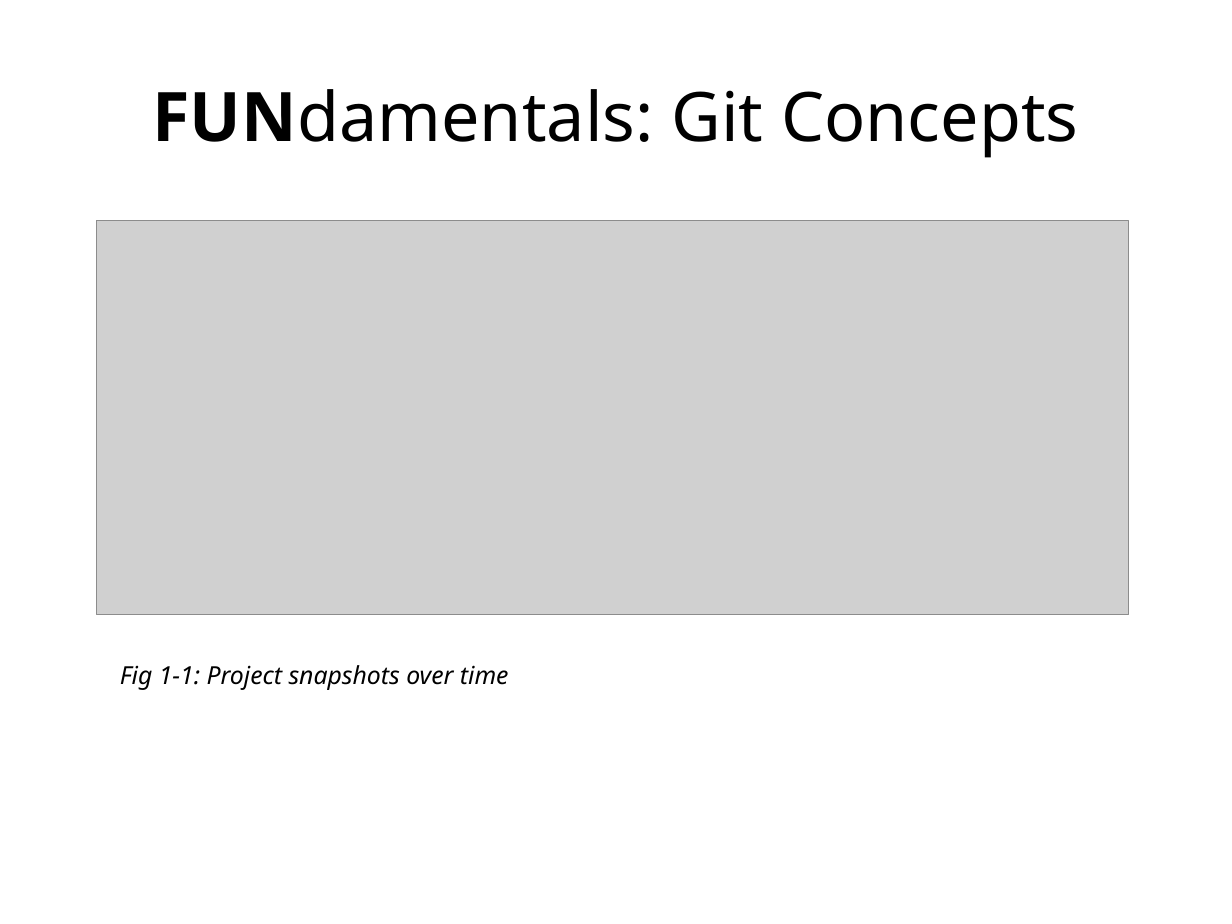
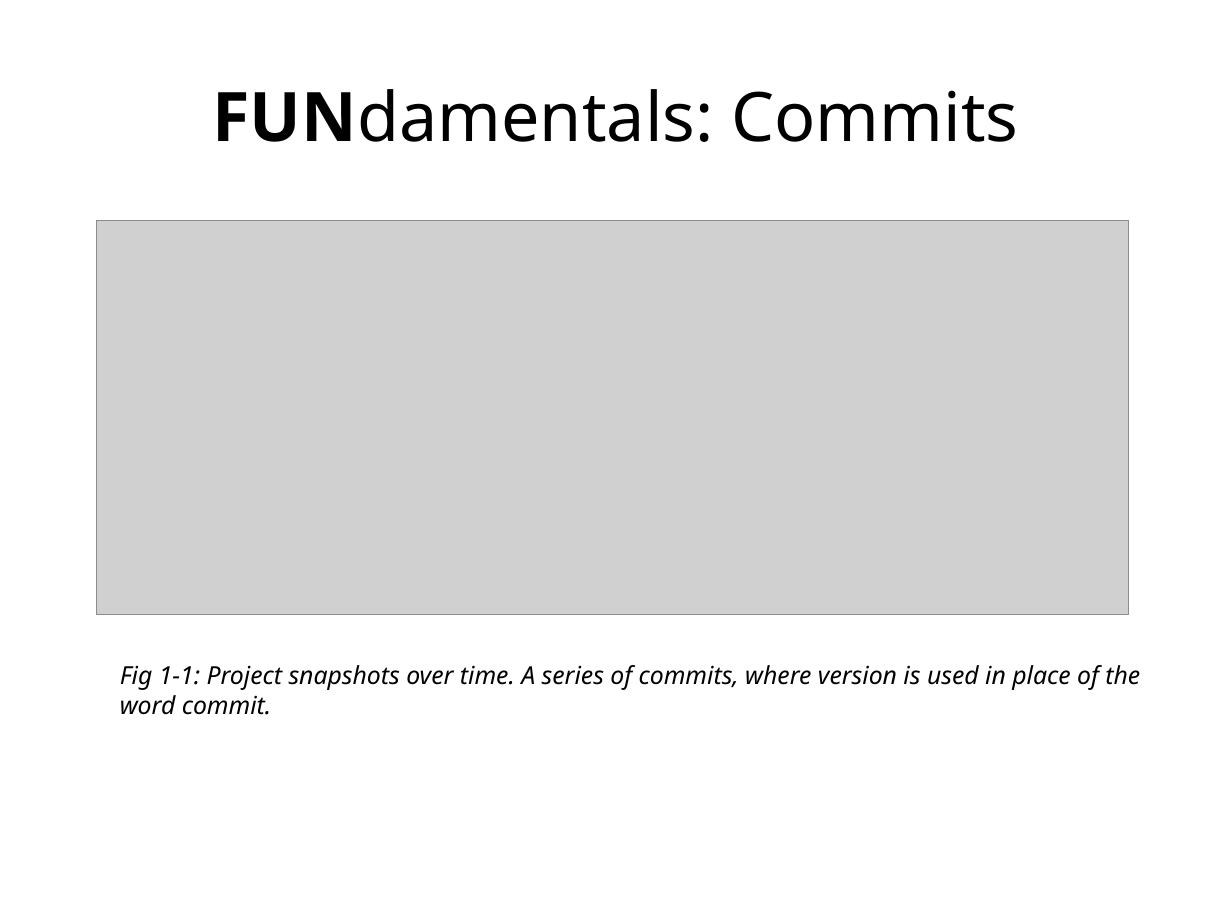
Before and after one commit to ethanwillis/git_presentation, a slide deck: slide 15 of git_presentation_slideshow.odp (slide 7 before the commit). Drawn at 1232x924 pixels with LibreOffice and Linux fonts; fonts in the diff are those of the drawing; grey boxes stand for pictures. Boxes give left, top, right and bottom in pixels: in the first picture for what was removed or moved away, otherwise in the second. Text is boxed around its words. In the diff, an @@ line names an element or a change of style, - is before the commit and + after.

Commit message:
Updated presenation with new slides about git fundamentals and a recap with terminology.
Added new images to the project as well for illustration purposes.

```diff
--- a/git_presentation_slideshow.odp
+++ b/git_presentation_slideshow.odp
@@ title at (213,89,1018,142): text changed @@
-FUNdamentals: Git Concepts
+FUNdamentals: Commits
@@ text at (120,665,1140,715): text changed @@
-Fig 1-1: Project snapshots over time
+Fig 1-1: Project snapshots over time. A series of commits, where version is used in place of the word commit.
```
Also in this commit, not shown: 6 other slides changed, 17 slides added, 41 slides removed, 6 other files.
